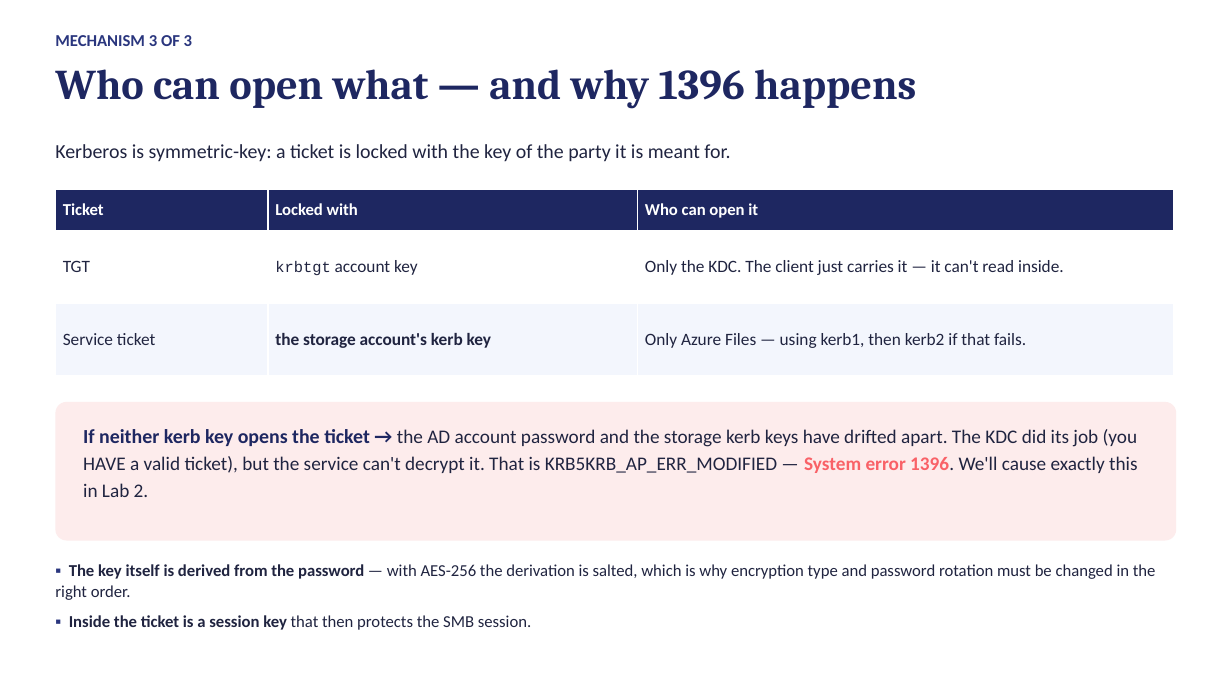
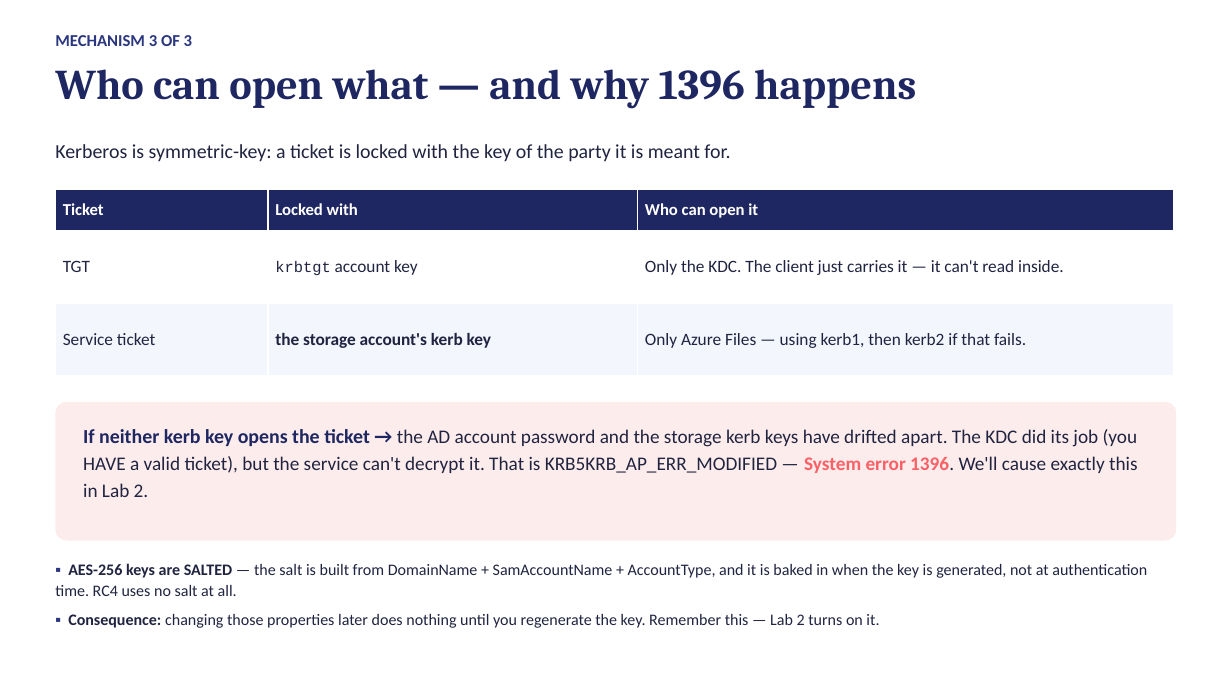
Before and after one commit to kmin1223/azfiles-lab, a slide deck: slide 7 of session1-adds-deck.pptx (slide 8 before the commit). Drawn at 1232x693 pixels with LibreOffice and Linux fonts; fonts in the diff are those of the drawing. Boxes give left, top, right and bottom in pixels: in the first picture for what was removed or moved away, otherwise in the second. Text is boxed around its words. In the diff, an @@ line names an element or a change of style, - is before the commit and + after.

```diff
--- a/session1-adds-deck.pptx
+++ b/session1-adds-deck.pptx
@@ text at [55,563,1147,628]: text changed; size 13 to 12.5 pt @@
-▪ The key itself is derived from the password — with AES-256 the derivation is salted, which is why encryption type and password rotation must be changed in the right order.
-▪ Inside the ticket is a session key that then protects the SMB session.
+▪ AES-256 keys are SALTED — the salt is built from DomainName + SamAccountName + AccountType, and it is baked in when the key is generated, not at authentication time. RC4 uses no salt at all.
+▪ Consequence: changing those properties later does nothing until you regenerate the key. Remember this — Lab 2 turns on it.
```
Also in this commit, not shown: 8 other slides changed, 6 slides added, 3 slides removed, 16 other files.
